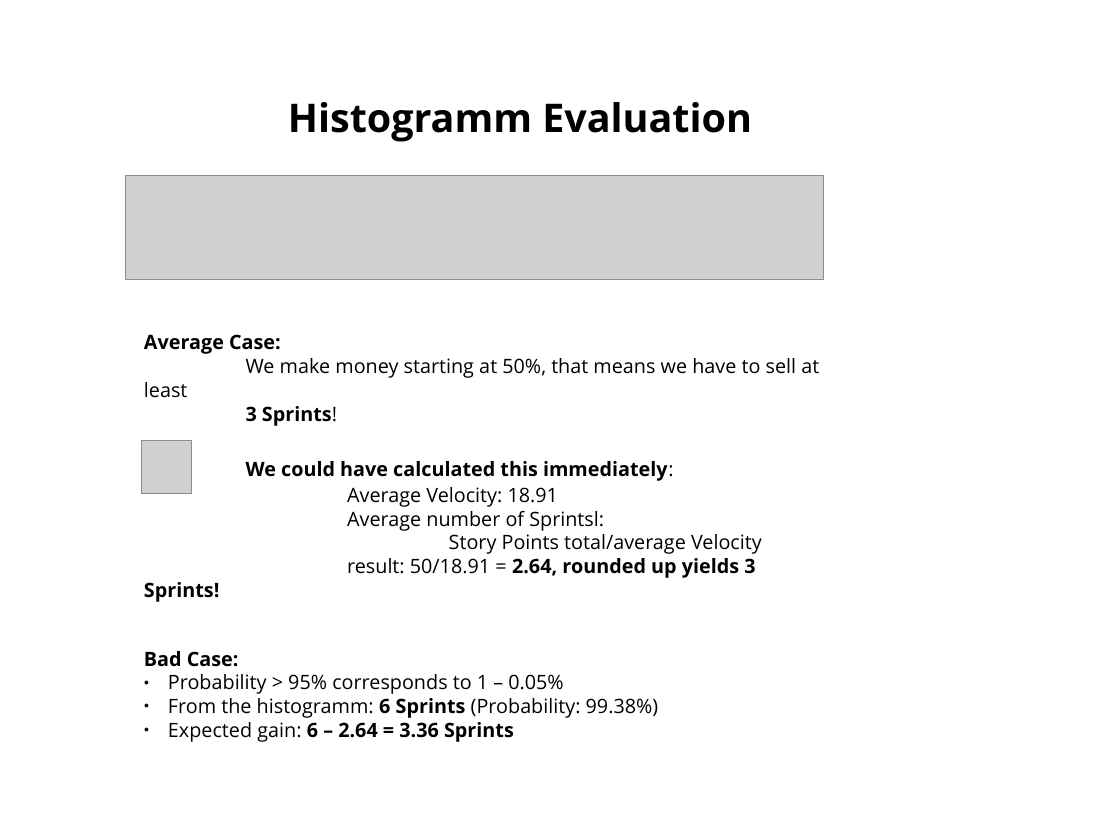
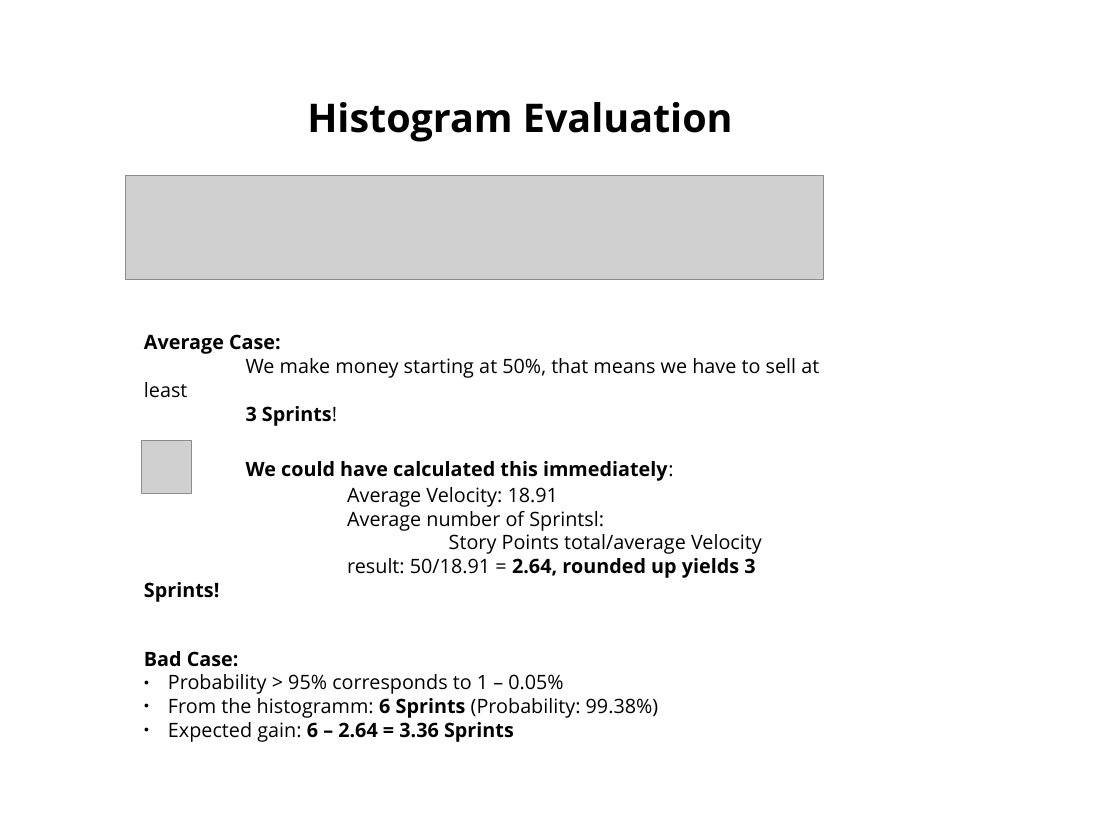
Before and after one commit to sebastian-kuebeck/jupyter-estimation, a slide deck: slide 25 of JupyterEstimation.odp. Drawn at 1120x840 pixels with LibreOffice and Linux fonts; fonts in the diff are those of the drawing; grey boxes stand for pictures. Boxes give left, top, right and bottom in pixels: in the first picture for what was removed or moved away, otherwise in the second. Text is boxed around its words. In the diff, an @@ line names an element or a change of style, - is before the commit and + after.

```diff
--- a/JupyterEstimation.odp
+++ b/JupyterEstimation.odp
@@ title at box(307, 102, 733, 142): text changed @@
-Histogramm Evaluation
+Histogram Evaluation
```
Also in this commit, not shown: 8 other slides changed, 1 other file.
